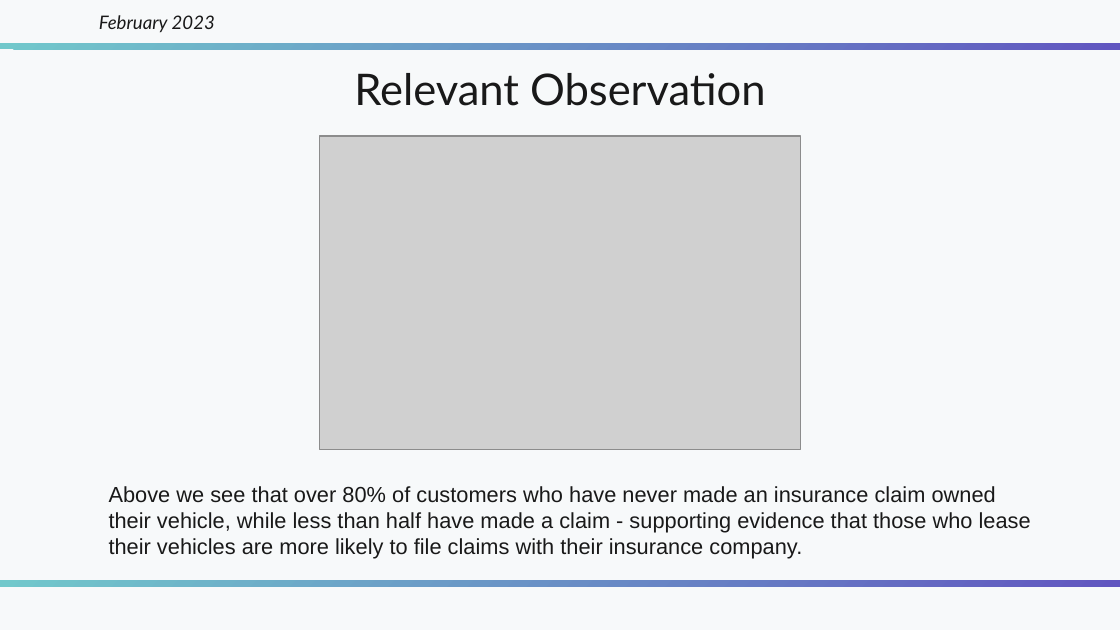
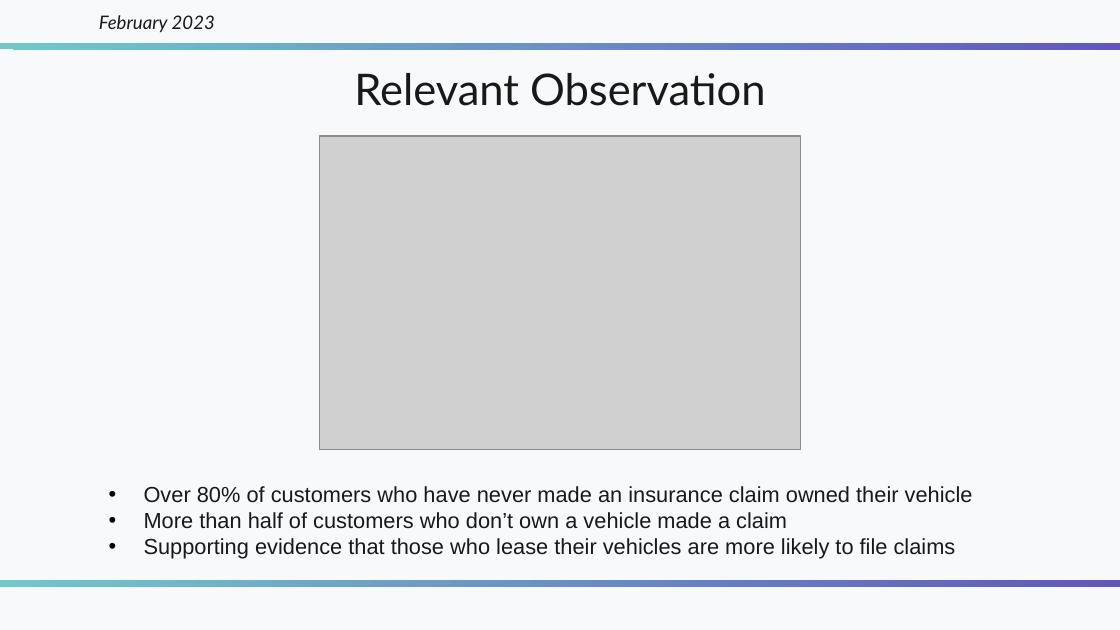
Before and after one commit to Numann-Malik/Auto-Insurance-Claims, a slide deck: slide 5 of Car Insurance - Numann Malik.pptx. Drawn at 1120x630 pixels with LibreOffice and Linux fonts; fonts in the diff are those of the drawing; grey boxes stand for pictures. Boxes give left, top, right and bottom in pixels: in the first picture for what was removed or moved away, otherwise in the second. Text is boxed around its words. In the diff, an @@ line names an element or a change of style, - is before the commit and + after.

```diff
--- a/Car Insurance - Numann Malik.pptx
+++ b/Car Insurance - Numann Malik.pptx
@@ text at (144, 486, 973, 559): text changed @@
-Above we see that over 80% of customers who have never made an insurance claim owned their vehicle, while less than half have made a claim - supporting evidence that those who lease their vehicles are more likely to file claims with their insurance company.
+• Over 80% of customers who have never made an insurance claim owned their vehicle
+• More than half of customers who don’t own a vehicle made a claim
+• Supporting evidence that those who lease their vehicles are more likely to file claims
```
Also in this commit, not shown: 6 other slides changed, 1 other file.
